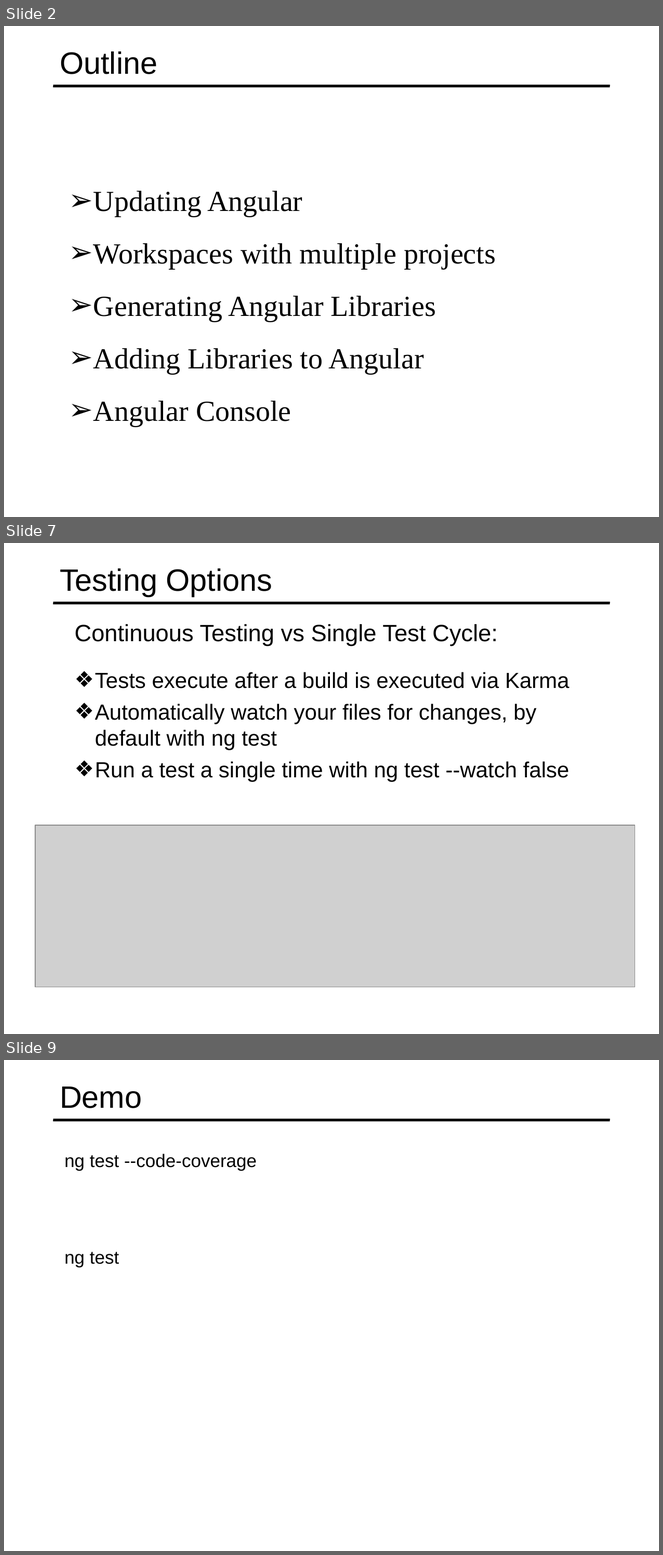
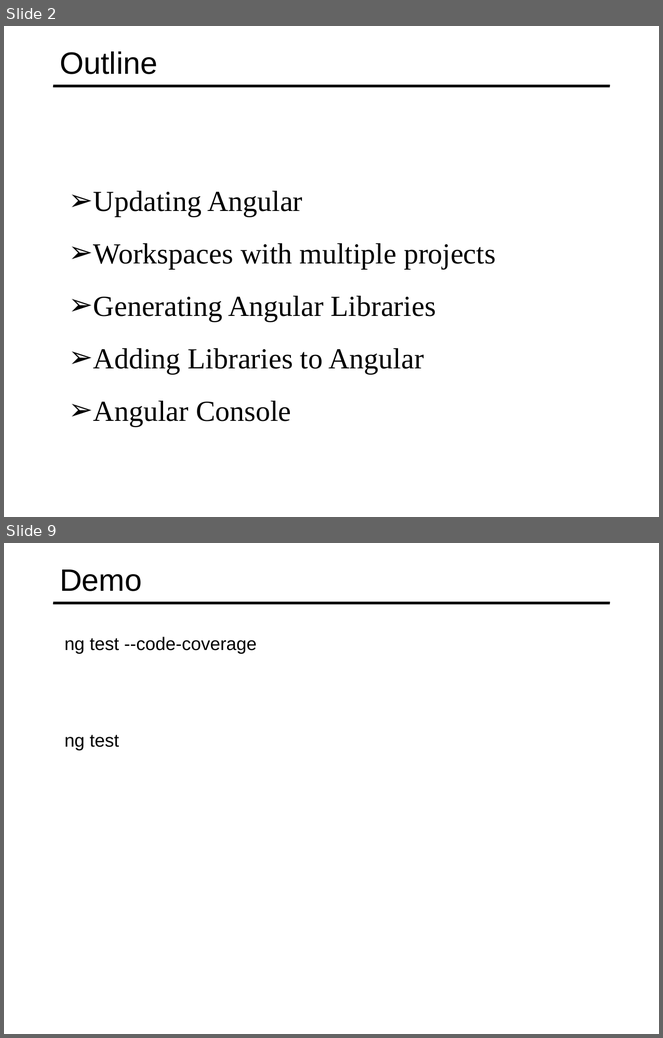
Before and after one commit to specter01wj/Jago_Link_Training, a slide deck: Angular/Angular7/Angular CLI/8.Tooling Features/L8_Tooling Features.ppt. Shown one above the other, each under a label of ours: slides 2, 7 and 9 before the commit, slides 2 and 9 after it; the slides between them are not shown. The pictures are 663x1555 and 663x1038 pixels, drawn with LibreOffice and Linux fonts; fonts in the diff are those of the drawing; grey boxes stand for pictures. Boxes give left, top, right and bottom in pixels: in the first picture for what was removed or moved away, otherwise in the second. Text is boxed around its words. In the diff, an @@ line names an element or a change of style, - is before the commit and + after.

```diff
--- a/Angular/Angular7/Angular CLI/8.Tooling Features/L8_Tooling Features.ppt
+++ b/Angular/Angular7/Angular CLI/8.Tooling Features/L8_Tooling Features.ppt
@@ slide 7 removed at bbox=[4, 543, 659, 1034], background #FFFFFF; not listed: 1 template element that a slide beside it also shows @@
@@ title removed at bbox=[60, 568, 273, 596] @@
-Testing Options
@@ text removed at bbox=[75, 624, 498, 646] @@
-  Continuous Testing vs Single Test Cycle:
@@ text removed at bbox=[95, 672, 570, 782] @@
-  ❖ Tests execute after a build is executed via Karma
-  ❖ Automatically watch your files for changes, by default with ng test
-  ❖ Run a test a single time with ng test --watch false
@@ picture removed at bbox=[35, 825, 635, 987] @@
```
Also in this commit, not shown: 4 slides changed, 9 slides added, 4 other slides removed.
